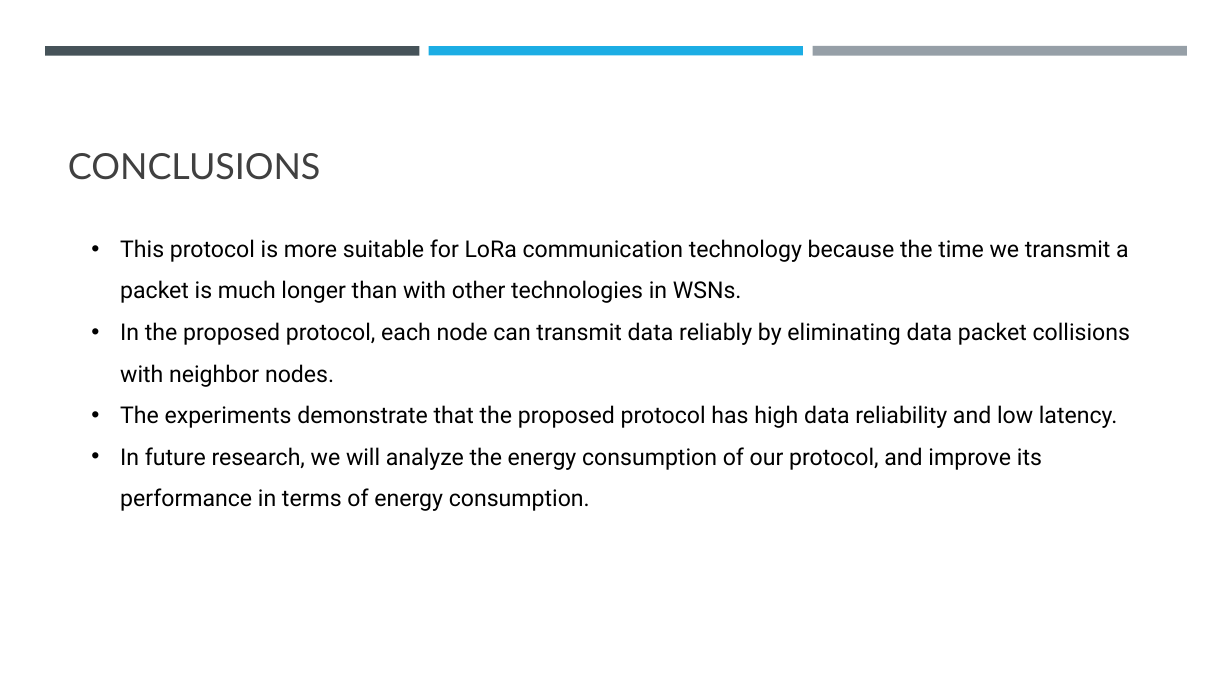
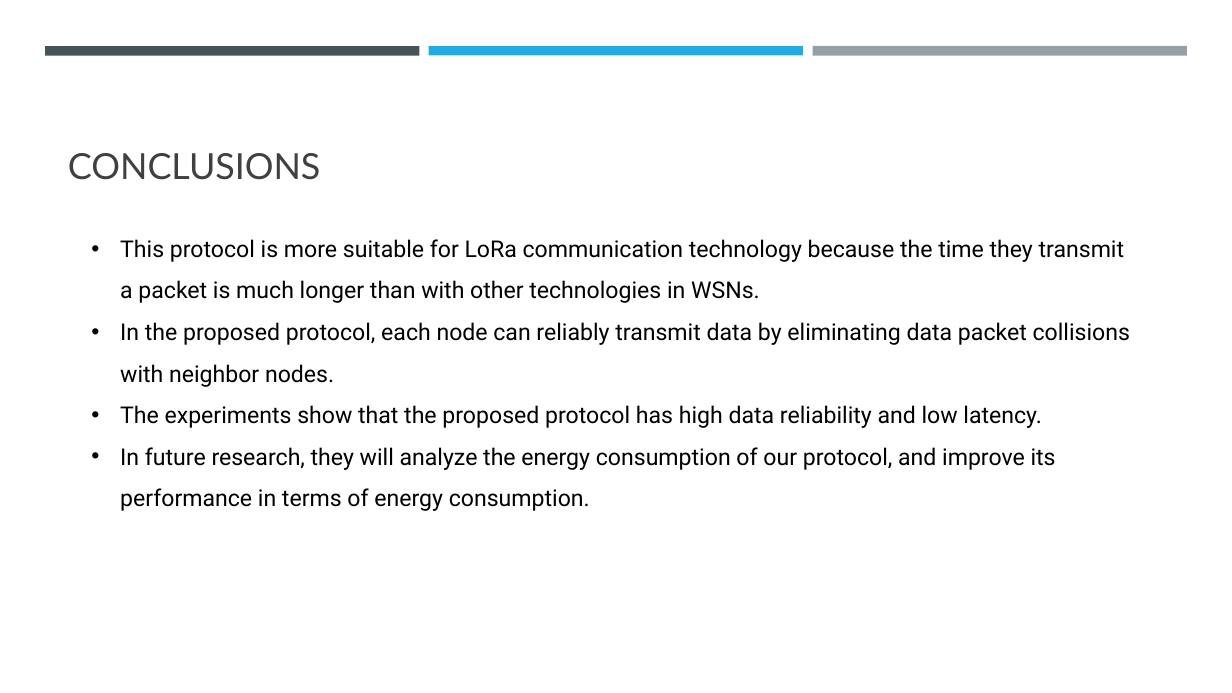
Before and after one commit to Wanarut/Review_literature, a slide deck: slide 44 of Multi-Hop LoRa Network Protocol with Minimized Latency.pptx (slide 43 before the commit). Drawn at 1232x693 pixels with LibreOffice and Linux fonts; fonts in the diff are those of the drawing. Boxes give left, top, right and bottom in pixels: in the first picture for what was removed or moved away, otherwise in the second. Text is boxed around its words. In the diff, an @@ line names an element or a change of style, - is before the commit and + after.

```diff
--- a/Multi-Hop LoRa Network Protocol with Minimized Latency.pptx
+++ b/Multi-Hop LoRa Network Protocol with Minimized Latency.pptx
@@ text at box(120, 239, 1130, 511): text changed @@
-• This protocol is more suitable for LoRa communication technology because the time we transmit a packet is much longer than with other technologies in WSNs.
-• In the proposed protocol, each node can transmit data reliably by eliminating data packet collisions with neighbor nodes.
-• The experiments demonstrate that the proposed protocol has high data reliability and low latency.
-• In future research, we will analyze the energy consumption of our protocol, and improve its performance in terms of energy consumption.
+• This protocol is more suitable for LoRa communication technology because the time they transmit a packet is much longer than with other technologies in WSNs.
+• In the proposed protocol, each node can reliably transmit data by eliminating data packet collisions with neighbor nodes.
+• The experiments show that the proposed protocol has high data reliability and low latency.
+• In future research, they will analyze the energy consumption of our protocol, and improve its performance in terms of energy consumption.
```
Also in this commit, not shown: 30 other slides changed, 3 slides added.
